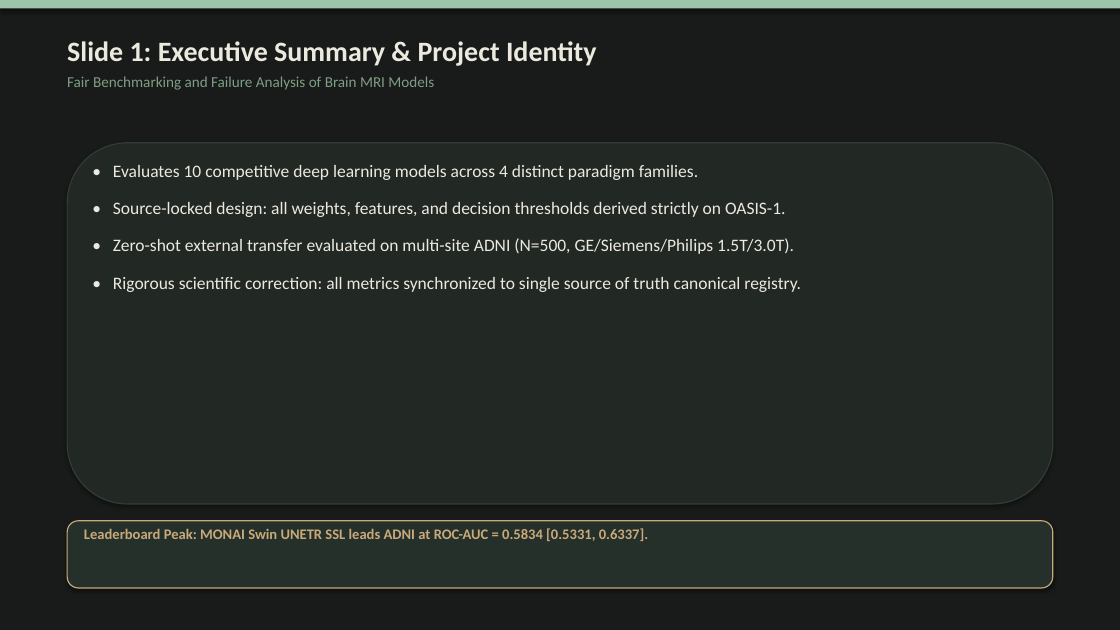
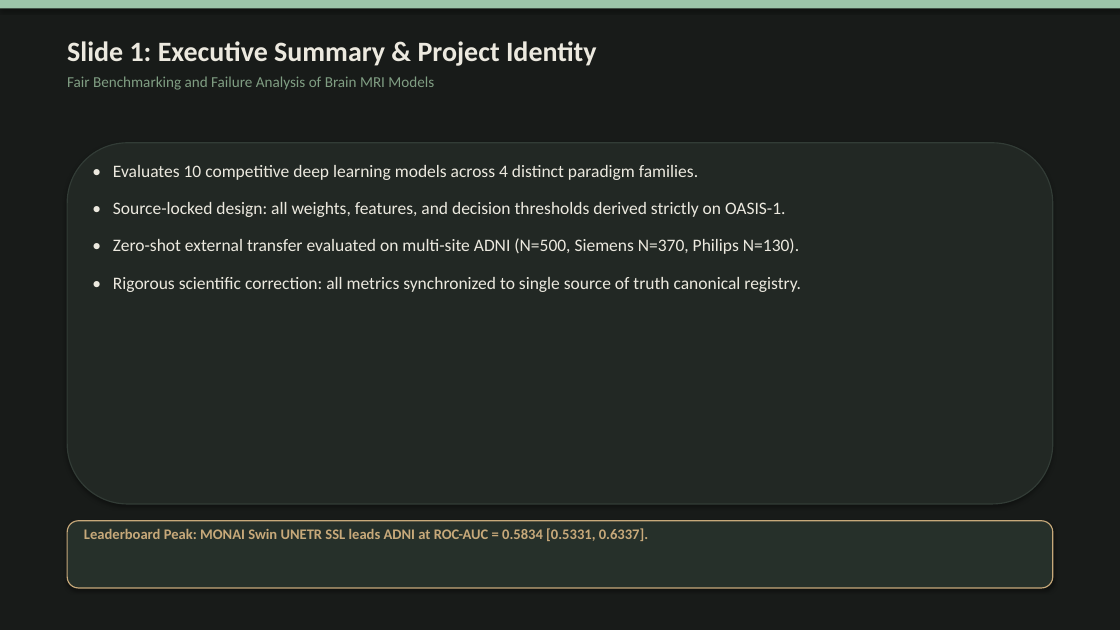
Before and after one commit to Bhavi123-hacker/brain-mri-foundation-benchmark, a slide deck: slide 2 of docs/submission/final/SHIFT_MRI_Final_Presentation.pptx. Drawn at 1120x630 pixels with LibreOffice and Linux fonts; fonts in the diff are those of the drawing. Boxes give left, top, right and bottom in pixels: in the first picture for what was removed or moved away, otherwise in the second. Text is boxed around its words. In the diff, an @@ line names an element or a change of style, - is before the commit and + after.

```diff
--- a/docs/submission/final/SHIFT_MRI_Final_Presentation.pptx
+++ b/docs/submission/final/SHIFT_MRI_Final_Presentation.pptx
@@ text at [113, 238, 799, 254]: text changed @@
-• Zero-shot external transfer evaluated on multi-site ADNI (N=500, GE/Siemens/Philips 1.5T/3.0T).
+• Zero-shot external transfer evaluated on multi-site ADNI (N=500, Siemens N=370, Philips N=130).
```
Also in this commit, not shown: 1 other slide changed, 57 other files.
